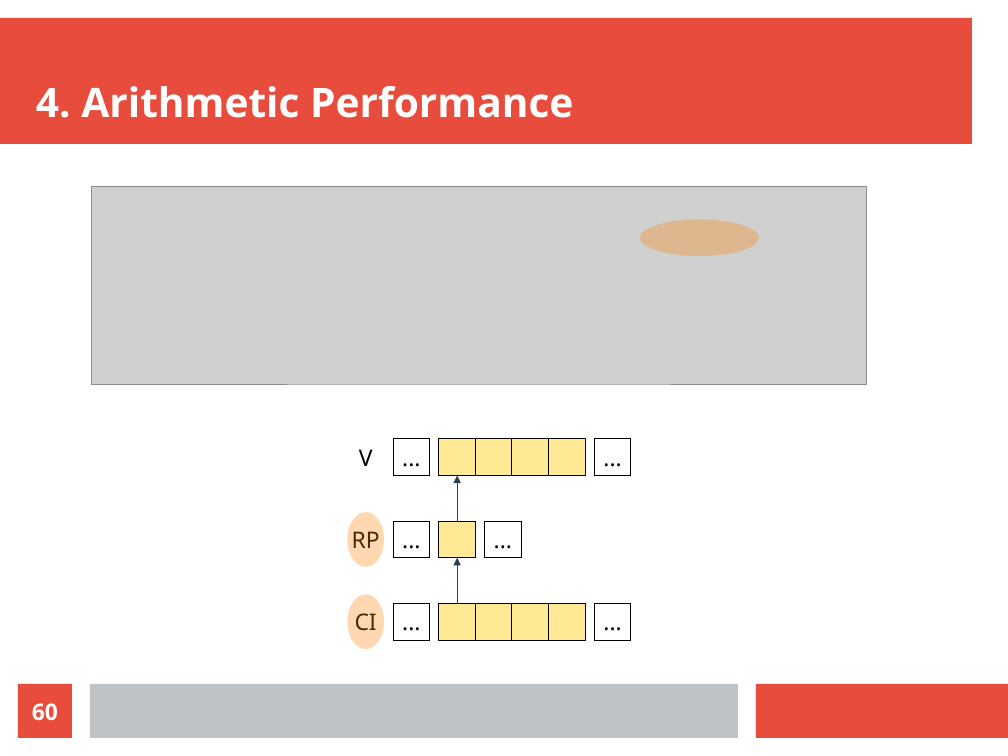
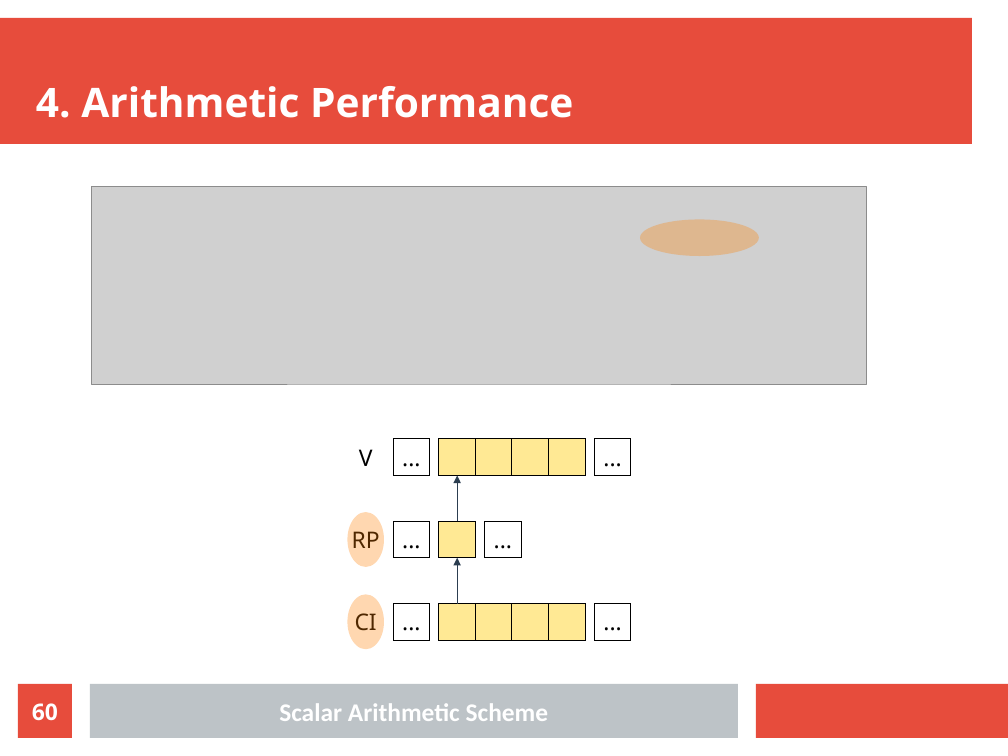
Before and after one commit to slavistan/mscthesis, a slide deck: slide 60 of colloq.odp. Drawn at 1008x756 pixels with LibreOffice and Linux fonts; fonts in the diff are those of the drawing; grey boxes stand for pictures. Boxes give left, top, right and bottom in pixels: in the first picture for what was removed or moved away, otherwise in the second. Text is boxed around its words. In the diff, an @@ line names an element or a change of style, - is before the commit and + after.

```diff
--- a/colloq.odp
+++ b/colloq.odp
@@ text added at (279, 703, 549, 721), 20 pt, text #FFFFFF, bold @@
+Scalar Arithmetic Scheme
```
Also in this commit, not shown: 16 other slides changed, 1 other file.
